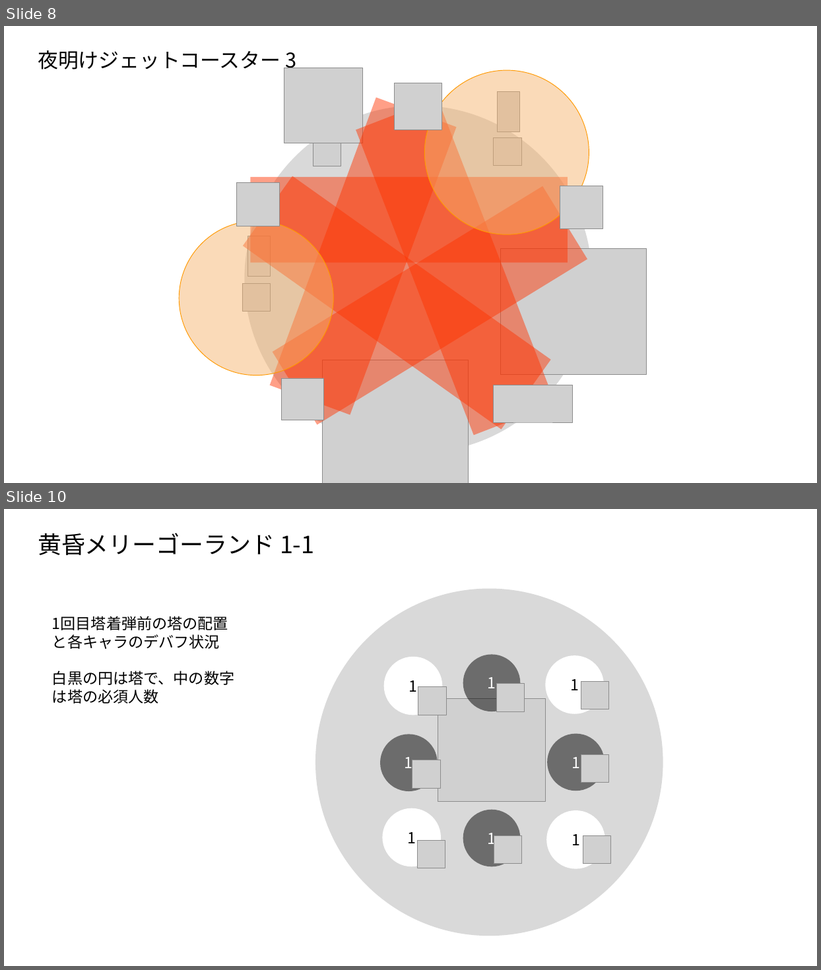
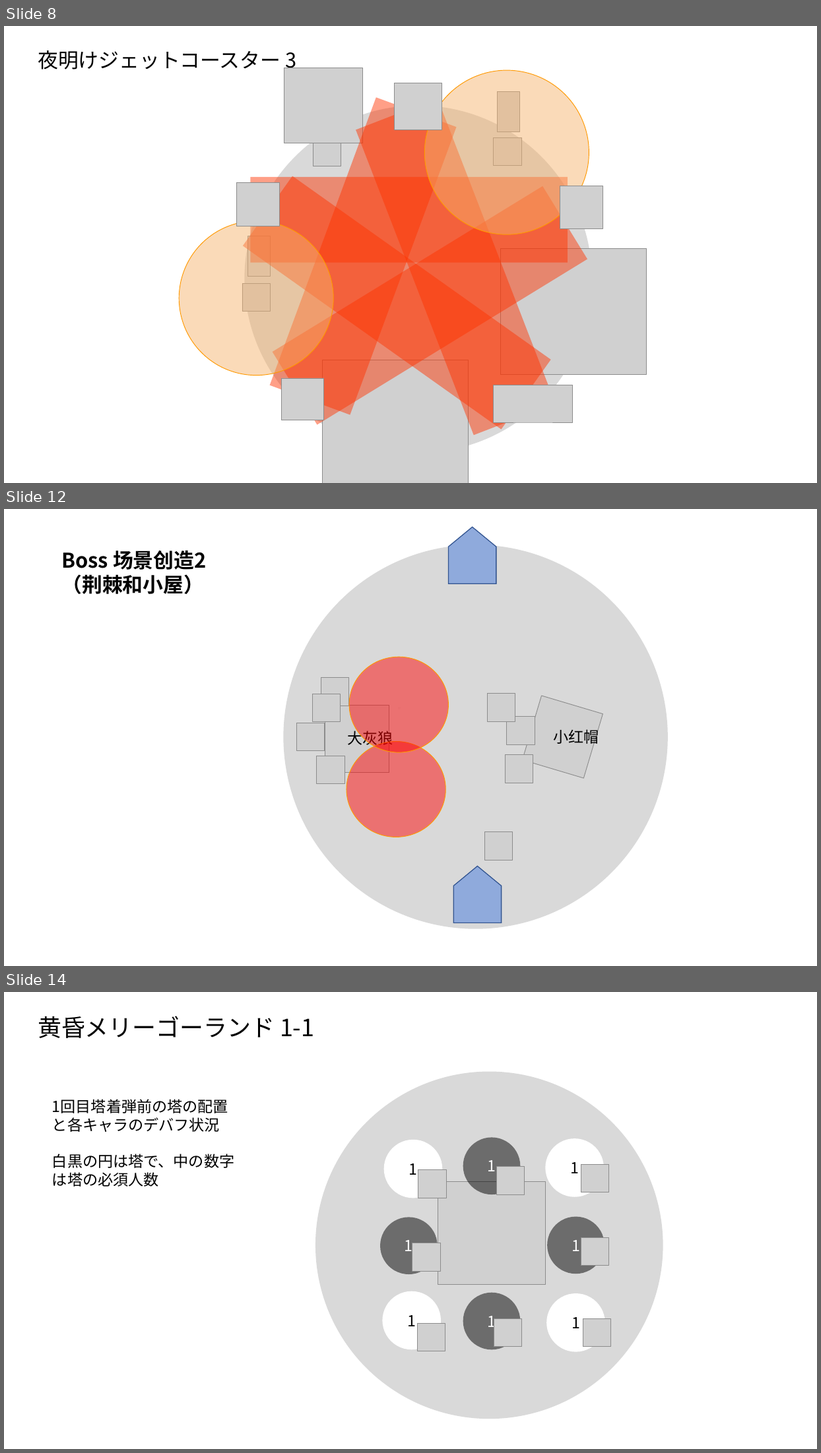
Before and after one commit to tufuchipaji/Tiera, a slide deck: 机制图示.pptx. Shown one above the other, each under a label of ours: slides 8 and 10 before the commit, slides 8, 12 and 14 after it; the slides between them are not shown. The pictures are 821x970 and 821x1453 pixels, drawn with LibreOffice and Linux fonts; fonts in the diff are those of the drawing; grey boxes stand for pictures. Boxes give left, top, right and bottom in pixels: in the first picture for what was removed or moved away, otherwise in the second. Text is boxed around its words. In the diff, an @@ line names an element or a change of style, - is before the commit and + after.

Commit message:
小红帽剧场 机制说明及时间轴

```diff
--- a/机制图示.pptx
+++ b/机制图示.pptx
@@ slide 12 added at [4,509,817,966], background #FFFFFF @@
@@ pentagon arrow added at [449,527,496,584], fill #8FAADC, outline #325491 1 pt @@
@@ ellipse added at [283,545,668,929], fill #D9D9D9 @@
@@ text added at [61,550,206,594], 24 pt, text #000000, bold @@
+Boss 场景创造2（荆棘和小屋）
@@ ellipse added at [349,657,449,753], fill #FF0000 at 48% opacity, outline #FF9900 0.75 pt @@
@@ picture added at [321,678,349,706] @@
@@ picture added at [313,694,341,722] @@
@@ picture added at [325,706,389,773] @@
@@ picture added at [488,694,516,722] @@
@@ picture added at [523,696,603,778] @@
@@ picture added at [297,723,325,751] @@
@@ picture added at [507,717,535,745] @@
@@ ellipse added at [347,742,446,838], fill #FF0000 at 48% opacity, outline #FF9900 0.75 pt @@
@@ text added at [348,729,393,748], 18 pt, text #000000 @@
+大灰狼
@@ text added at [554,727,599,747], 18 pt, text #000000 @@
+小红帽
@@ picture added at [317,757,345,785] @@
@@ picture added at [506,755,533,784] @@
@@ picture added at [484,832,513,860] @@
@@ pentagon arrow added at [454,866,502,923], fill #8FAADC, outline #325491 1 pt @@
@@ what was slide 10 is now slide 14 @@
```
Also in this commit, not shown: 3 slides changed, 3 other slides added, 1 other file.
